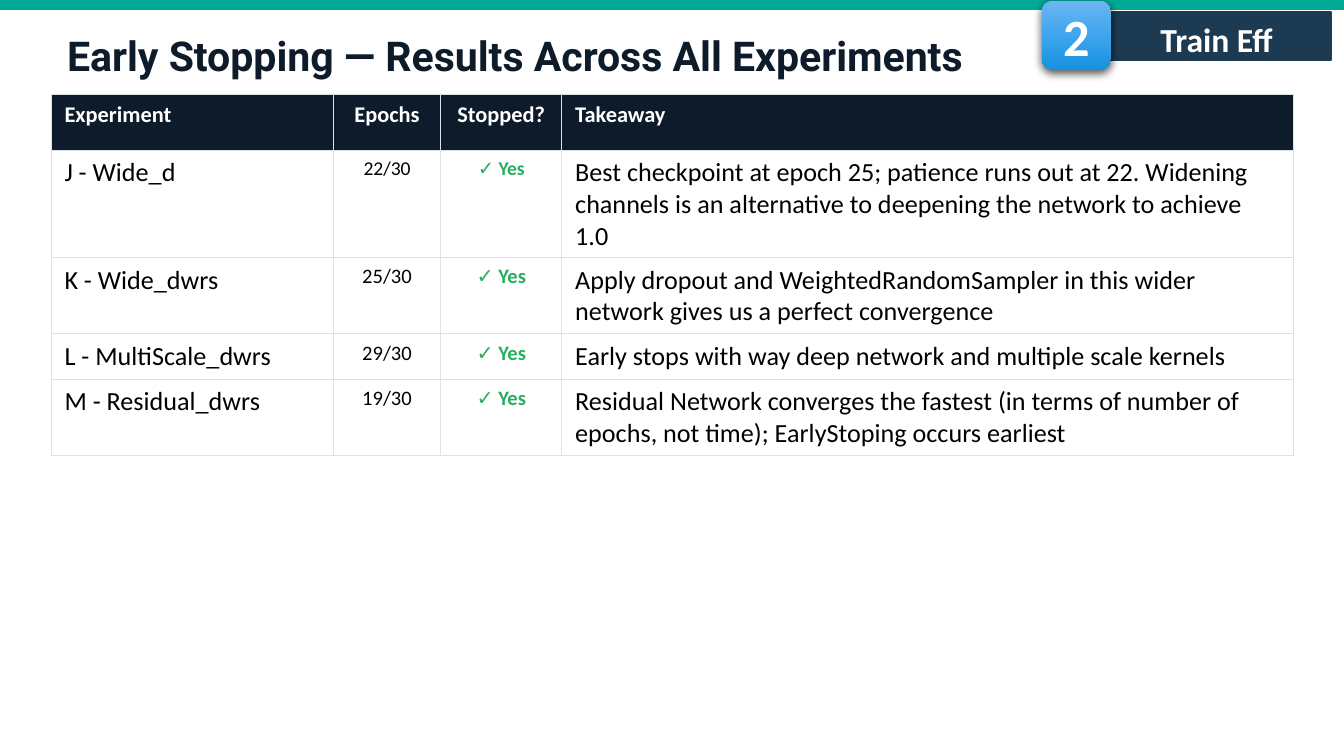
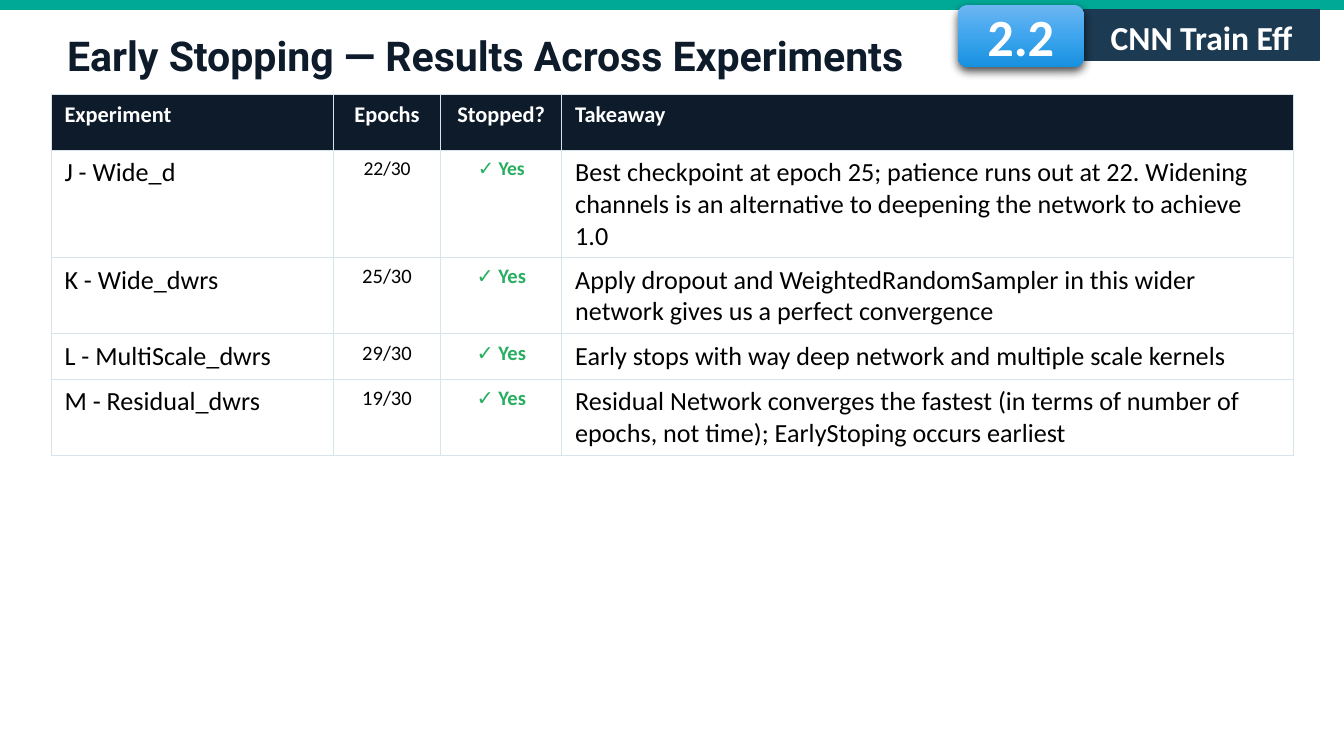
Before and after one commit to fmssilva/DL_Proj, a slide deck: slide 18 of assignment_1/task2/Task2_report.pptx. Drawn at 1344x756 pixels with LibreOffice and Linux fonts; fonts in the diff are those of the drawing; background and template pictures are left out. Boxes give left, top, right and bottom in pixels: in the first picture for what was removed or moved away, otherwise in the second. Text is boxed around its words. In the diff, an @@ line names an element or a change of style, - is before the commit and + after.

```diff
--- a/assignment_1/task2/Task2_report.pptx
+++ b/assignment_1/task2/Task2_report.pptx
@@ rounded rectangle "2.2": place and size @@
-rounded rectangle "2.2" at box(1042, 0, 1110, 69)
+rounded rectangle "2.2" at box(958, 5, 1085, 67)
@@ text in rounded rectangle at box(987, 21, 1054, 69): text changed @@
-2
+2.2
@@ rectangle "CNN Train Eff": place and size @@
-rectangle "CNN Train Eff" at box(1102, 12, 1331, 60)
+rectangle "CNN Train Eff" at box(1083, 11, 1320, 60)
@@ text in rectangle at box(1111, 26, 1293, 51): text changed @@
-Train Eff
+CNN Train Eff
@@ rectangle removed at box(1122, 16, 1324, 60) @@
@@ text at box(67, 40, 904, 80): text changed @@
-Early Stopping — Results Across All Experiments
+Early Stopping — Results Across Experiments
@@ text removed at box(1192, 30, 1254, 51) @@
-Train Eff
```
Also in this commit, not shown: 26 other slides changed, 1 other file.
